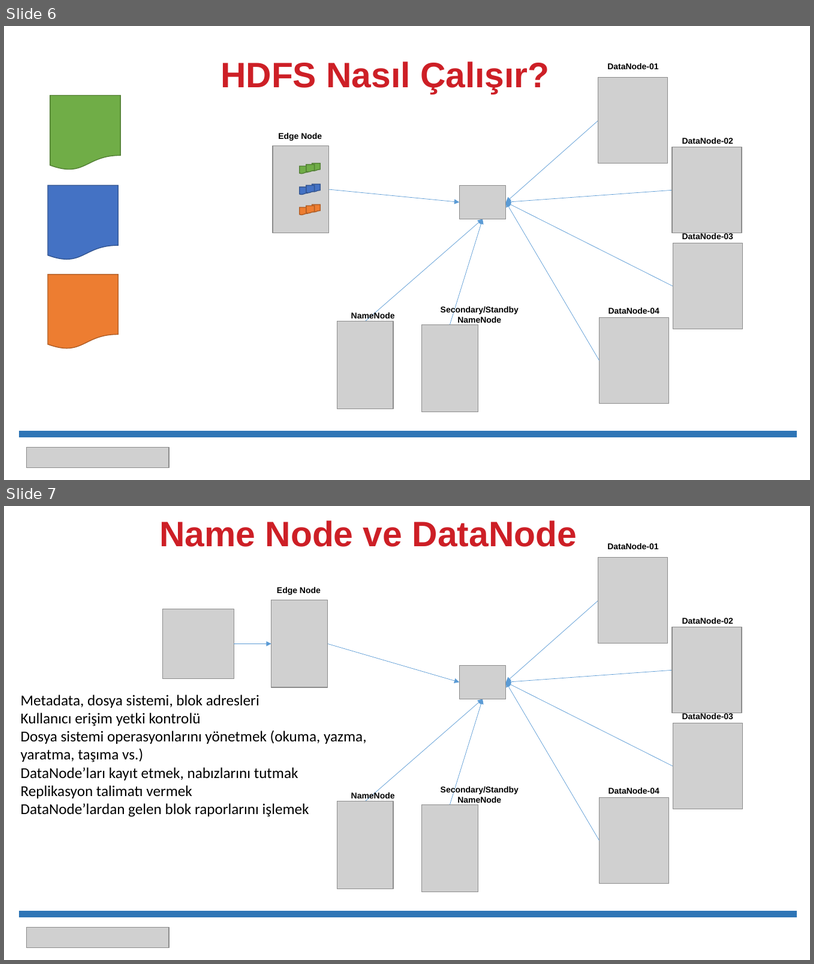
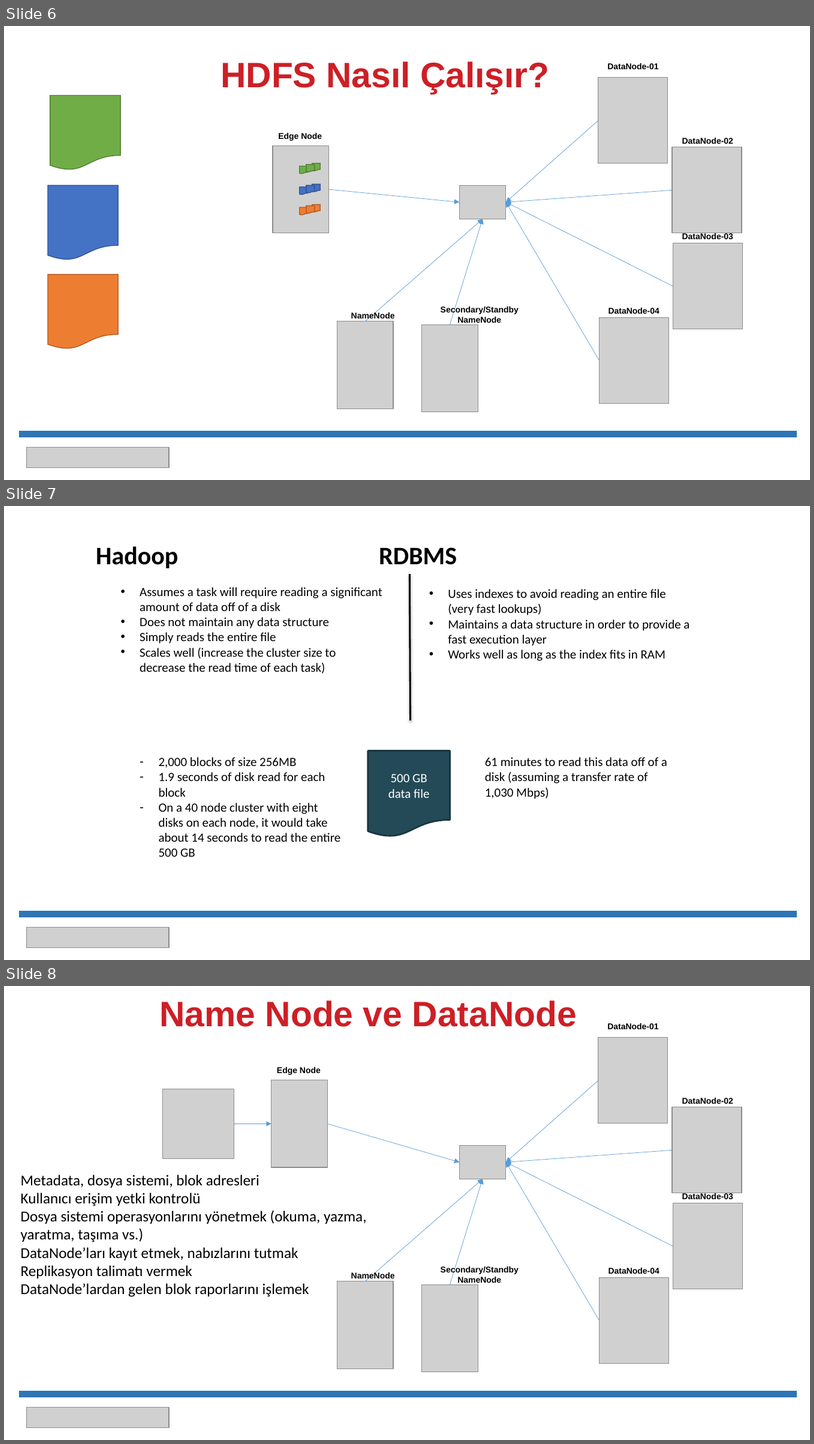
Before and after one commit to erkansirin78/hadoop-spark-for-developers, a slide deck: 03_HDFS_Teori/01_HDFS_Giris.pptx. Shown one above the other, each under a label of ours: slides 6 and 7 before the commit, slides 6, 7 and 8 after it. The pictures are 814x964 and 814x1444 pixels, drawn with LibreOffice and Linux fonts; fonts in the diff are those of the drawing; grey boxes stand for pictures. Boxes give left, top, right and bottom in pixels: in the first picture for what was removed or moved away, otherwise in the second. Text is boxed around its words. In the diff, an @@ line names an element or a change of style, - is before the commit and + after.

```diff
--- a/03_HDFS_Teori/01_HDFS_Giris.pptx
+++ b/03_HDFS_Teori/01_HDFS_Giris.pptx
@@ slide 7 added at bbox=[4, 506, 810, 960], background #FFFFFF @@
@@ title added at bbox=[96, 546, 457, 568], 30 pt, text #000000, bold @@
+Hadoop RDBMS
@@ line added from (410, 574) to (411, 720), #000000 2 pt @@
@@ text added at bbox=[140, 587, 382, 673], 15 pt, text #000000 @@
+• Assumes a task will require reading a significant amount of data off of a disk
+• Does not maintain any data structure
+• Simply reads the entire file
+• Scales well (increase the cluster size to decrease the read time of each task)
@@ text added at bbox=[448, 589, 690, 661], 15 pt, text #000000 @@
+• Uses indexes to avoid reading an entire file (very fast lookups)
+• Maintains a data structure in order to provide a fast execution layer
+• Works well as long as the index fits in RAM
@@ text added at bbox=[159, 757, 341, 856], 15 pt, text #000000 @@
+– 2,000 blocks of size 256MB
+– 1.9 seconds of disk read for each block
+– On a 40 node cluster with eight disks on each node, it would take about 14 seconds to read the entire 500 GB
@@ flow chart document added at bbox=[368, 750, 450, 837], fill #244A58, outline #1B3741 2 pt, 15 pt, text #FFFFFF @@
+500 GB
+data file
@@ text added at bbox=[485, 757, 668, 799], 15 pt, text #000000 @@
+61 minutes to read this data off of a disk (assuming a transfer rate of 1,030 Mbps)
@@ line added from (19, 914) to (798, 914), #2E75B6 8 pt @@
@@ picture added at bbox=[26, 927, 169, 948] @@
@@ what was slide 7 is now slide 8 @@
```
Also in this commit, not shown: 2 other files.
